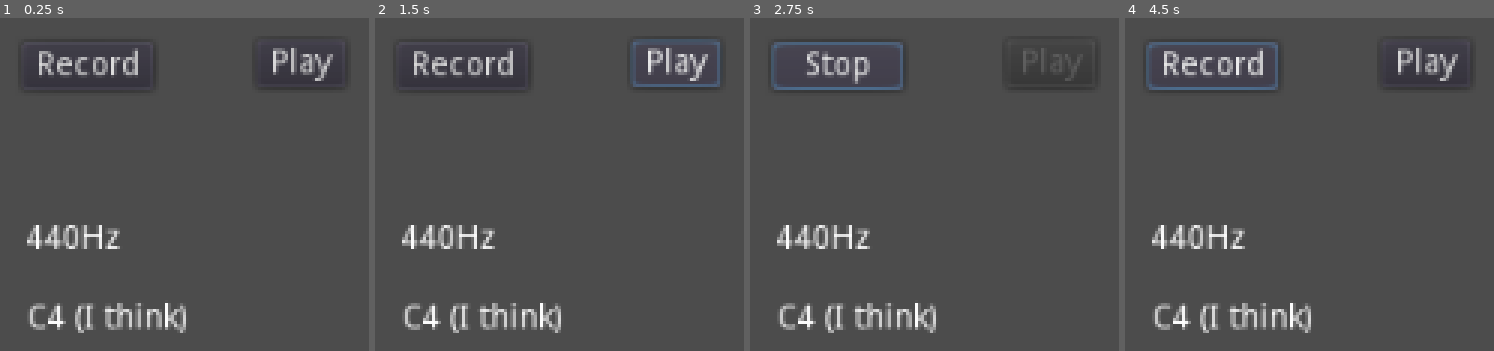
Above: before the commit, frames 1-4 (left to right).
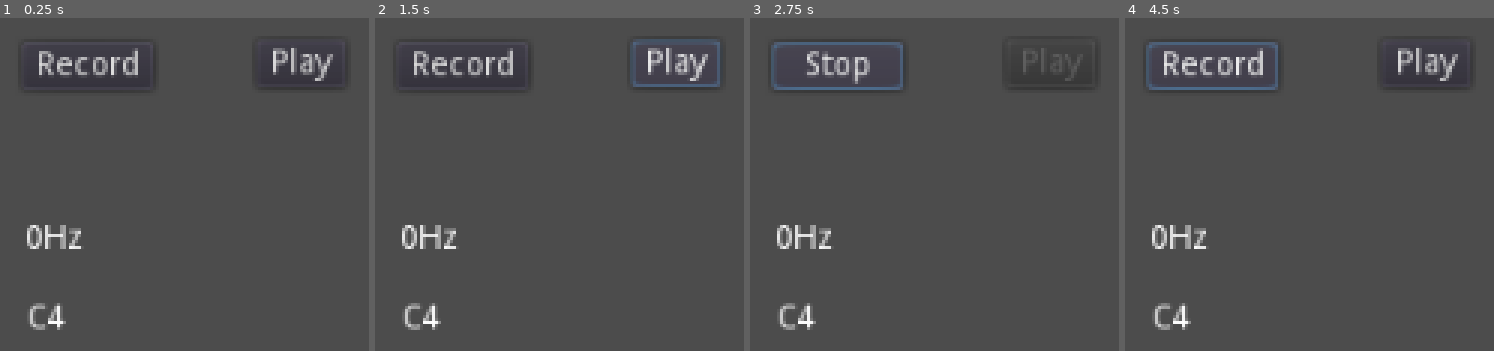
Above: after the commit, the same moments.

Repository: Binney/miniature-tribble
Game: Godot game, scene res://Home.tscn
Two runs of this game, one before a commit and one after it. Both use one fixed random seed, a clock stepped at 60 frames per second and the inputs below.
Inputs:
- Up to frame 1 (0.25 s): no input
- Up to frame 2 (1.5 s): click "Play" at 0.5 s; click "Play" at 1.25 s
- Up to frame 3 (2.75 s): click "Record" at 2 s
- Up to frame 4 (4.5 s): click "Stop" at 2.75 s; click "Record" at 3.5 s; click "Stop" at 4.25 s

The runs differ from the first frame. In frame 1, 2.4% of the frame differs, in the area x 7-51%, y 62-95%; in frame 2, 2.4%; in frame 3, 2.4%; in frame 4, 2.4%.
Error in both runs: Invalid get index 'format' (on base: 'Nil'). (res://Home.gd:28)

Commit message:
slightly fewer rounding errors less

Diff:
--- a/Home.gd
+++ b/Home.gd
@@ -41,26 +41,26 @@
 
 const MIN_DB = 60
 
-var current_note
+var w = 20
 
 func _draw():
-	#warning-ignore:integer_division
-	var w = WIDTH / VU_COUNT
-	var prev_hz = 0
-	var highest_magnitude = 0
-	var best_note = 440
-	for i in range(1, VU_COUNT+1):
-		var hz = i * FREQ_MAX / VU_COUNT;
+	var hz = FToNote.A4
+	var loudestMagnitudeYet = 0
+	var bestNote = 0
+	var loudestHz = 0
+	for i in range(0, 48):
+		var prev_hz = hz
+		hz = prev_hz * FToNote.a
 		var magnitude: float = spectrum.get_magnitude_for_frequency_range(prev_hz, hz).length()
 		var energy = clamp((MIN_DB + linear2db(magnitude)) / MIN_DB, 0, 1)
 		var height = energy * HEIGHT
 		draw_rect(Rect2(w * i, HEIGHT - height, w, height), Color.white)
-		prev_hz = hz
-		if magnitude > highest_magnitude:
-			best_note = hz
-			highest_magnitude = magnitude
-	$Label.text = str(best_note) + 'Hz'
-	$NoteLabel.text = FToNote.freqToNote(best_note).to_string() + ' (I think)'
+		if magnitude > loudestMagnitudeYet:
+			loudestMagnitudeYet = magnitude
+			bestNote = i
+			loudestHz = hz
+	$Label.text = str(loudestHz) + 'Hz'
+	$NoteLabel.text = FToNote.stepsFromMiddleCToNote(bestNote).to_string()
 
 func _process(_delta):
 	update()
--- a/f_to_note.gd
+++ b/f_to_note.gd
@@ -17,6 +17,12 @@
 	func _to_string():
 		return note + str(oct)
 
+static func stepsFromMiddleCToNote(steps: int) -> Note:
+	var oct = 4 + floor(steps / 8)
+	var note_index = posmod(steps, 8)
+
+	return Note.new(oct, NOTES[note_index])
+
 static func freqToNote(freq) -> Note:
 	assert(freq > MIN_FREQ, 'Frequency must be greater than 27.5Hz')
 	assert(freq < MAX_FREQ, 'Frequency must be less than 14080Hz')
@@ -25,9 +31,4 @@
 	# ln(fn) = ln(f0) + n ln(a)
 	var n = (log(freq) - log(A4)) / log(a)
 	var steps_from_middle_c = stepify(n, 1.0)
-
-	var oct = 4 + floor(steps_from_middle_c / 8)
-	var note_index = posmod(steps_from_middle_c, 8)
-
-	#return NOTES[note_index] + str(oct)
-	return Note.new(oct, NOTES[note_index])
+	return stepsFromMiddleCToNote(steps_from_middle_c)
